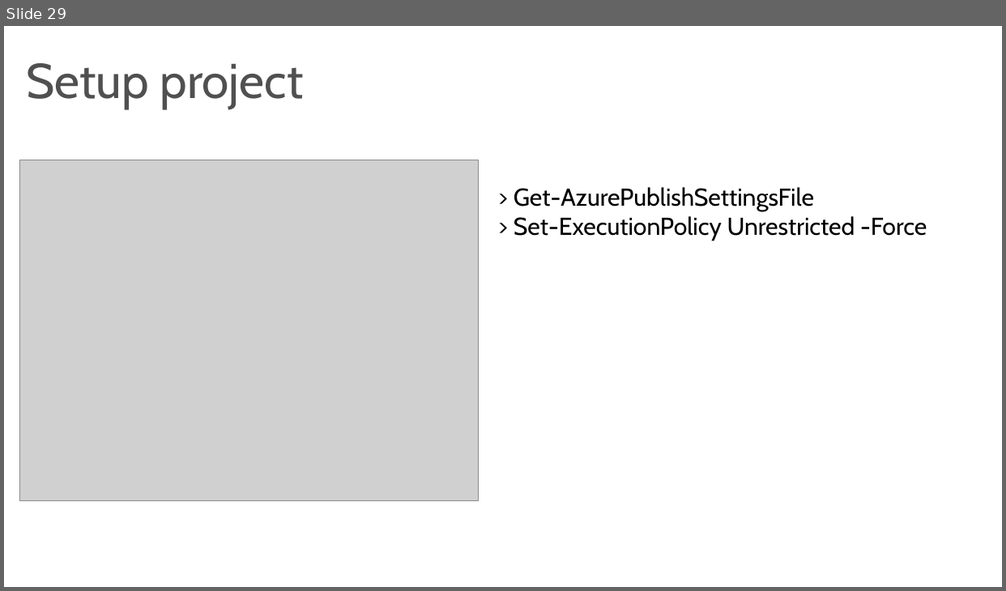
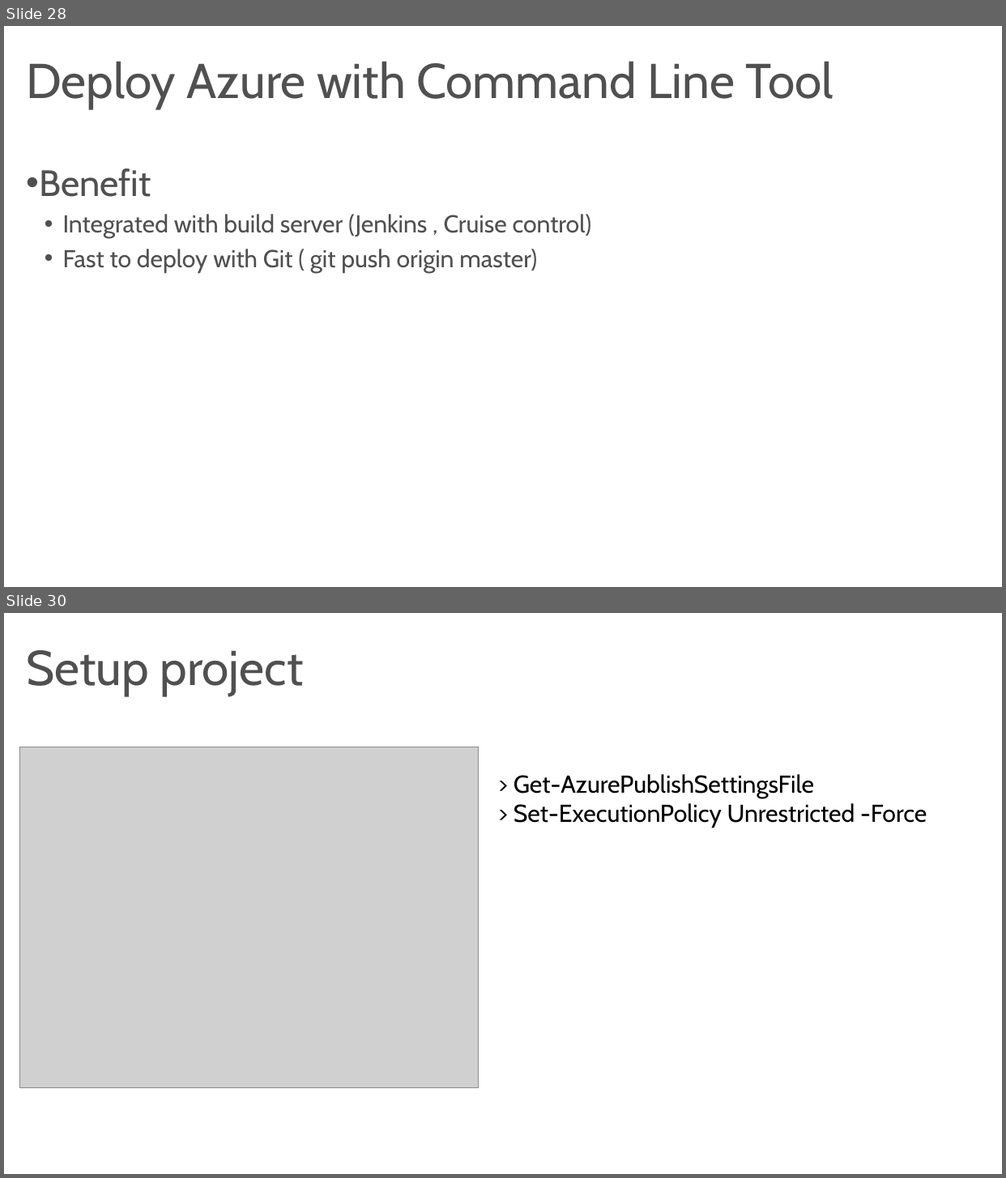
Before and after one commit to codesanook/PageFeedback, a slide deck: Azure Cloud Service Deployment.pptx. Shown one above the other, each under a label of ours: slide 29 before the commit, slides 28 and 30 after it; the slides between them are not shown. The pictures are 1006x591 and 1006x1178 pixels, drawn with LibreOffice and Linux fonts; fonts in the diff are those of the drawing; grey boxes stand for pictures. Boxes give left, top, right and bottom in pixels: in the first picture for what was removed or moved away, otherwise in the second. Text is boxed around its words. In the diff, an @@ line names an element or a change of style, - is before the commit and + after.

```diff
--- a/Azure Cloud Service Deployment.pptx
+++ b/Azure Cloud Service Deployment.pptx
@@ slide 28 added at (4, 26, 1002, 587), background #FFFFFF @@
@@ title added at (26, 61, 833, 109), 48 pt, text #505050 @@
+Deploy Azure with Command Line Tool
@@ text added at (39, 169, 592, 273), 24 pt, text #505050 @@
+• Benefit
+    • Integrated with build server (Jenkins , Cruise control)
+    • Fast to deploy with Git ( git push origin master)
@@ what was slide 29 is now slide 30 @@
```
Also in this commit, not shown: 7 slides changed, 10 other slides added, 10 slides removed.
